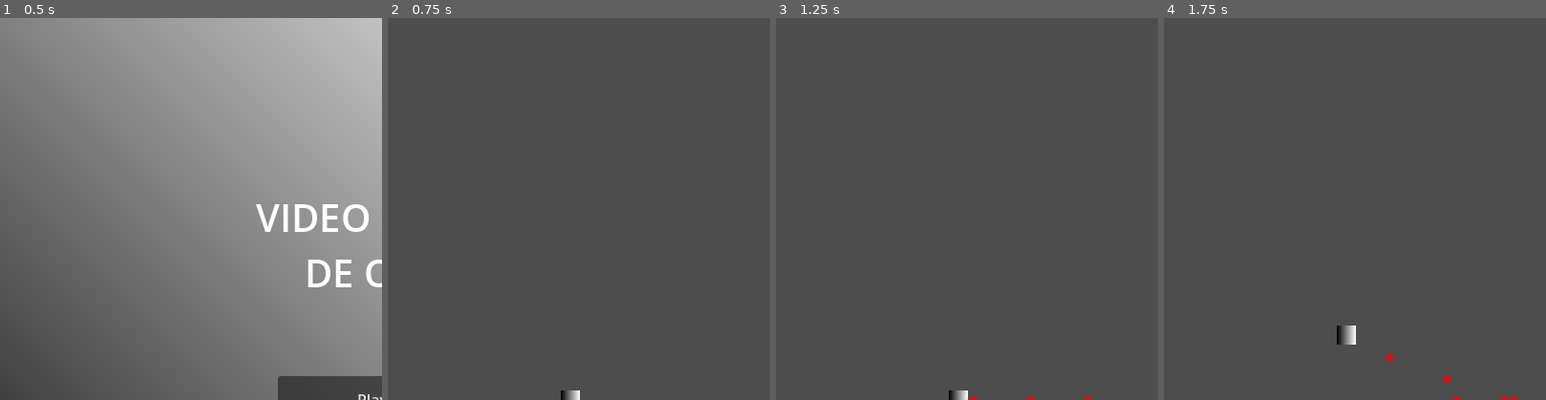
Above: before the commit, frames 1-4 (left to right).
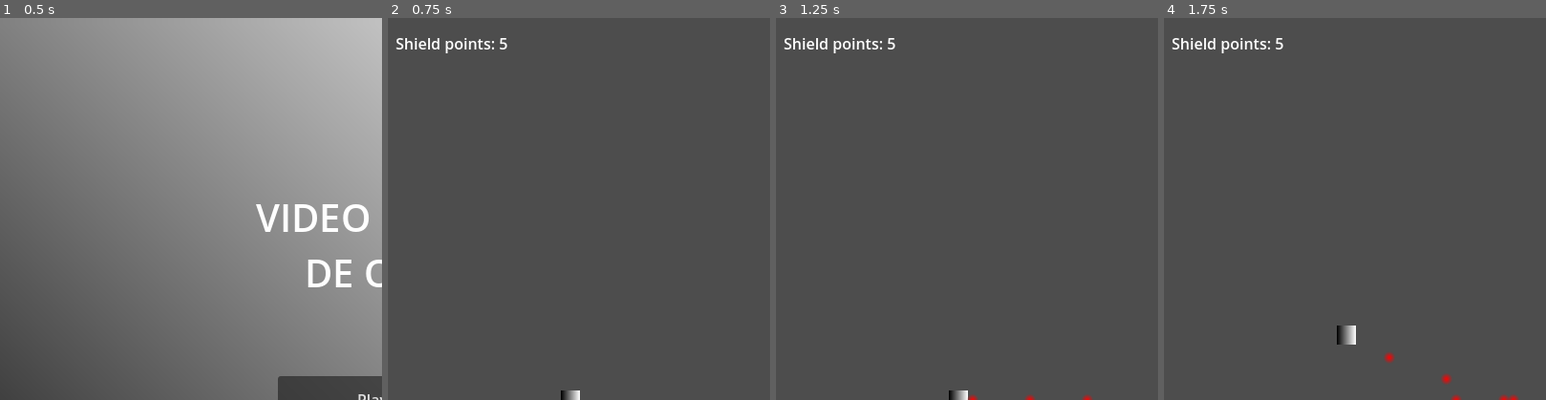
Above: after the commit, the same moments.

Repository: ChevalMonsieur/sae_projet_innov
Game: Godot game, scene res://scenes/main_menu.tscn
The game is run twice, just before and just after one commit, with the same random seed, the same clock (stepped at 60 frames per second) and the same inputs.
Inputs (mouse positions are % of the whole screen's width and height, from its top left):
- Up to frame 1 (0.5 s): no input
- Up to frame 2 (0.75 s): click "Play" at 0.5 s
- Up to frame 3 (1.25 s): no input
- Up to frame 4 (1.75 s): move the mouse to (72, 45) at 1.27 s; hold Right from 1.28 s (still down); hold Z from 1.28 s (still down)
The pictures show only the part of the screen within x 1-51%, y 0-50%; the shares and areas given below are measured in that part.

Frame 1 is identical in both runs. In frame 2, 0.4% of the frame differs, in the area x 2-32%, y 5-10%; in frame 3, 0.4%; in frame 4, 0.4%.

Commit message:
ajout menu pause et debut ui

Diff:
--- a/projet_godot/project.godot
+++ b/projet_godot/project.godot
@@ -24,3 +24,11 @@
 [dotnet]
 
 project/assembly_name="projet_godot"
+
+[input]
+
+pause={
+"deadzone": 0.5,
+"events": [Object(InputEventKey,"resource_local_to_scene":false,"resource_name":"","device":-1,"window_id":0,"alt_pressed":false,"shift_pressed":false,"ctrl_pressed":false,"meta_pressed":false,"pressed":false,"keycode":0,"physical_keycode":4194306,"key_label":0,"unicode":0,"location":0,"echo":false,"script":null)
+]
+}
--- a/projet_godot/scenes/actual_game.tscn
+++ b/projet_godot/scenes/actual_game.tscn
@@ -1,9 +1,10 @@
-[gd_scene load_steps=9 format=3 uid="uid://ctd5g0r1nj7rx"]
+[gd_scene load_steps=10 format=3 uid="uid://ctd5g0r1nj7rx"]
 
 [ext_resource type="Script" path="res://scripts/game_manager.gd" id="1_g1kg4"]
-[ext_resource type="PackedScene" uid="uid://dmvvvafdjbyh" path="res://scenes/player.tscn" id="2_5lm4u"]
-[ext_resource type="PackedScene" uid="uid://cw84y1vclotqx" path="res://scenes/other_player.tscn" id="3_8trkh"]
-[ext_resource type="PackedScene" uid="uid://oxy835wa6wcb" path="res://scenes/bullet.tscn" id="4_4pc88"]
+[ext_resource type="PackedScene" uid="uid://5b4552m4jk8f" path="res://scenes/player.tscn" id="2_5lm4u"]
+[ext_resource type="PackedScene" uid="uid://c4odg0c3wbwt5" path="res://scenes/other_player.tscn" id="3_8trkh"]
+[ext_resource type="PackedScene" path="res://scenes/bullet.tscn" id="4_4pc88"]
+[ext_resource type="Script" path="res://scripts/control.gd" id="5_eor4a"]
 
 [sub_resource type="SegmentShape2D" id="SegmentShape2D_tna4o"]
 a = Vector2(0, 800)
@@ -23,33 +24,6 @@
 [node name="game_manager" type="Node2D"]
 script = ExtResource("1_g1kg4")
 
-[node name="Camera2D" type="Camera2D" parent="."]
-offset = Vector2(400, 400)
-
-[node name="Walls" type="Node" parent="."]
-
-[node name="wall" type="StaticBody2D" parent="Walls"]
-
-[node name="CollisionShape2D" type="CollisionShape2D" parent="Walls/wall"]
-shape = SubResource("SegmentShape2D_tna4o")
-
-[node name="wall2" type="StaticBody2D" parent="Walls"]
-
-[node name="CollisionShape2D2" type="CollisionShape2D" parent="Walls/wall2"]
-shape = SubResource("SegmentShape2D_4bhqc")
-
-[node name="wall3" type="StaticBody2D" parent="Walls"]
-
-[node name="CollisionShape2D3" type="CollisionShape2D" parent="Walls/wall3"]
-shape = SubResource("SegmentShape2D_bi7mb")
-
-[node name="wall4" type="StaticBody2D" parent="Walls"]
-
-[node name="CollisionShape2D4" type="CollisionShape2D" parent="Walls/wall4"]
-shape = SubResource("SegmentShape2D_557kd")
-
-[node name="bullets" type="Node" parent="."]
-
 [node name="player" parent="." instance=ExtResource("2_5lm4u")]
 position = Vector2(200, 400)
 
@@ -57,3 +31,46 @@
 position = Vector2(600, 400)
 speed = 150.0
 bullet_scene = ExtResource("4_4pc88")
+
+[node name="camera" type="Camera2D" parent="."]
+offset = Vector2(400, 400)
+
+[node name="walls" type="Node" parent="."]
+
+[node name="wall" type="StaticBody2D" parent="walls"]
+
+[node name="CollisionShape2D" type="CollisionShape2D" parent="walls/wall"]
+shape = SubResource("SegmentShape2D_tna4o")
+
+[node name="wall2" type="StaticBody2D" parent="walls"]
+
+[node name="CollisionShape2D2" type="CollisionShape2D" parent="walls/wall2"]
+shape = SubResource("SegmentShape2D_4bhqc")
+
+[node name="wall3" type="StaticBody2D" parent="walls"]
+
+[node name="CollisionShape2D3" type="CollisionShape2D" parent="walls/wall3"]
+shape = SubResource("SegmentShape2D_bi7mb")
+
+[node name="wall4" type="StaticBody2D" parent="walls"]
+
+[node name="CollisionShape2D4" type="CollisionShape2D" parent="walls/wall4"]
+shape = SubResource("SegmentShape2D_557kd")
+
+[node name="bullets" type="Node" parent="."]
+
+[node name="ui" type="Control" parent="." node_paths=PackedStringArray("shield_points_label")]
+layout_mode = 3
+anchors_preset = 0
+offset_right = 40.0
+offset_bottom = 40.0
+script = ExtResource("5_eor4a")
+shield_points_label = NodePath("shield_points")
+
+[node name="shield_points" type="Label" parent="ui"]
+layout_mode = 0
+offset_left = 17.0
+offset_top = 15.0
+offset_right = 129.0
+offset_bottom = 38.0
+text = "BLEH"
--- a/projet_godot/scripts/GlobalData.gd
+++ /dev/null
@@ -1,64 +0,0 @@
-extends Node
-
-class_name GlobalData
-
-# Constantes pour une meilleure lisibilité
-const LIFE_LABEL_PATH = "../Camera2D/lifecounter"
-const SHIELD_LABEL_PATH = "../Camera2D/shieldcounter"
-
-# Variables statiques
-static var lives: int = 99
-static var shield: int = 1
-static var instance: GlobalData
-
-# Références aux nœuds
-var life_label: Label
-var shield_label: Label
-
-func _ready() -> void:
-	# Initialisation de l'instance unique
-	instance = self
-
-	# Chargement des nœuds
-	life_label = get_node_or_null(LIFE_LABEL_PATH)
-	shield_label = get_node_or_null(SHIELD_LABEL_PATH)
-
-	# Mise à jour initiale des étiquettes
-	update_life_label()
-	update_shield_label()
-
-func update_life_label() -> void:
-	if life_label:
-		life_label.text = "Lives: %d" % lives
-
-func update_shield_label() -> void:
-	if shield_label:
-		shield_label.text = "Shield: %d" % shield
-
-# Méthodes statiques pour gérer les vies
-static func add_life() -> void:
-	lives += 1
-	instance.update_life_label()
-	print("Life gained!")
-
-static func lose_life() -> void:
-	if lives > 0:
-		lives -= 1
-		instance.update_life_label()
-		print("Life lost!")
-	else:
-		print("Game OVER!")
-
-# Méthodes statiques pour gérer les boucliers
-static func add_shield() -> void:
-	shield += 1
-	instance.update_shield_label()
-	print("Shield gained!")
-
-static func lose_shield() -> void:
-	if shield > 0:
-		shield -= 1
-		instance.update_shield_label()
-		print("Shield lost!")
-	else:
-		print("Game OVER!")
--- a/projet_godot/scripts/bullet.gd
+++ b/projet_godot/scripts/bullet.gd
@@ -10,7 +10,6 @@
 		position += direction * speed
 
 		if position.x > get_viewport_rect().size.x or position.x < 0 or position.y > get_viewport_rect().size.y or position.y < 0:
-			print("killed bullet")
 			queue_free()
 
 
--- a/projet_godot/scripts/control.gd
+++ b/projet_godot/scripts/control.gd
@@ -1,11 +1,13 @@
 extends Control
+class_name UI
 
 @export var shield_points_label: Label
 
+static var instance: Control
+
 func _ready() -> void:
-	pass # Replace with function body.
+	instance = self
+	update_shield_label()
 
-
-# Called every frame. 'delta' is the elapsed time since the previous frame.
-func _process(delta: float) -> void:
-	pass
+static func update_shield_label() -> void:
+	instance.shield_points_label.text = "Shield points: %d" % Player.instance.shield
--- a/projet_godot/scripts/game_manager.gd
+++ b/projet_godot/scripts/game_manager.gd
@@ -1,13 +1,20 @@
 extends Node2D
-
 class_name GameManager
 
-enum STATE {STARTING, IN_GAME, PAUSE, DEATH_PLAYER, DEATH_AI, ENDED}
+enum STATE {STARTING, IN_GAME, PAUSE, DEATH_PLAYER, DEATH_AI}
 
 static var current_state: STATE
+static var state_before_pause: STATE
 static var instance: Node2D
 
-# Called when the node enters the scene tree for the first time.
 func _ready() -> void:
 	current_state = STATE.IN_GAME
 	instance = self
+
+func _process(delta: float) -> void:
+	if Input.is_action_just_pressed("pause"):
+		if current_state != STATE.PAUSE:
+			state_before_pause = current_state
+			current_state = STATE.PAUSE
+		else:
+			current_state = state_before_pause
--- a/projet_godot/scripts/player.gd
+++ b/projet_godot/scripts/player.gd
@@ -1,4 +1,5 @@
 extends CharacterBody2D
+class_name Player
 
 @export var speed: float = 5
 @export var bullet_scene: Resource
@@ -7,6 +8,10 @@
 
 var timer_bullet: float = cooldown_bullet
 var shield: int = max_shield
+static var instance: Player
+
+func _ready() -> void:
+	instance = self
 
 func _physics_process(delta: float) -> void:
 	if GameManager.current_state == GameManager.STATE.IN_GAME:
@@ -37,8 +42,10 @@
 		$"../bullets".add_child(bullet)
 
 func lose_shield_point() -> void:
-	print("lose shield point")
 	shield -= 1
+
 	if shield < 0:
 		print("death")
 		GameManager.current_state = GameManager.STATE.DEATH_PLAYER
+	else:
+		UI.update_shield_label()
Not shown: 1 places in projet_godot/scenes/other_player.tscn that only renumber resources
Not shown: 1 places in projet_godot/scenes/player.tscn that only renumber resources
